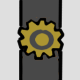
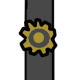
Layer changes from the first 80px x 80px image to the second:
renamed "Camada 5" to "Camada 2", painted on it over [0, 0, 80, 80]
removed layer "Camada 3" over [4, 0, 68, 62]
painted on "Camada 1" over [0, 0, 80, 80]
